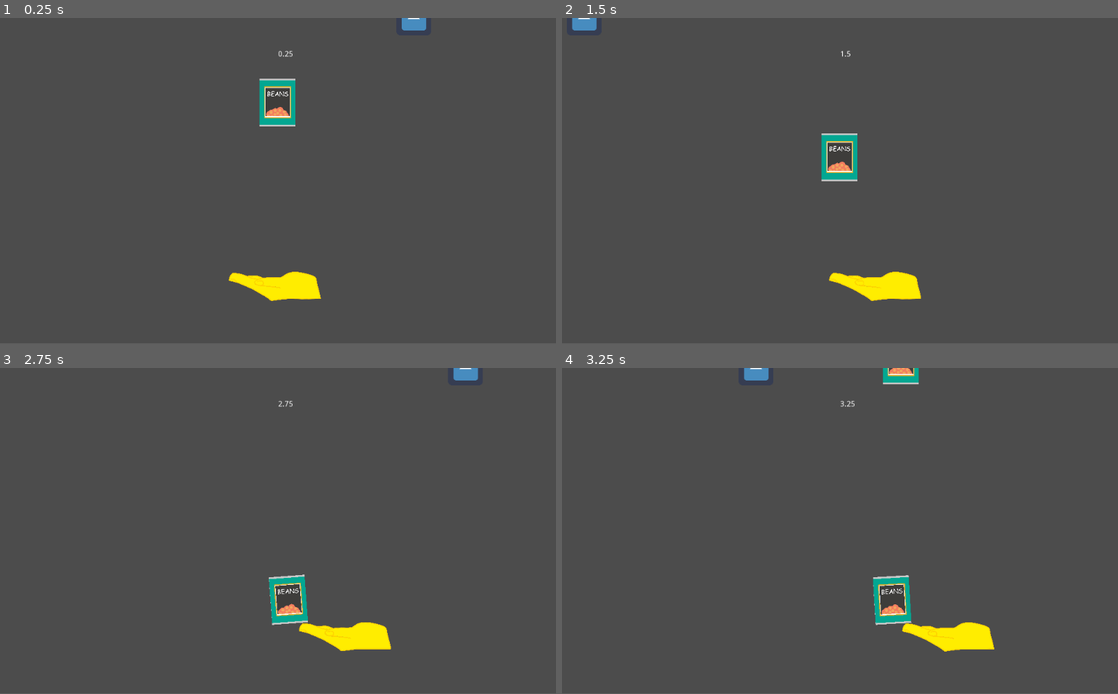
Above: before the commit, frames 1-4 (two rows, left to right).
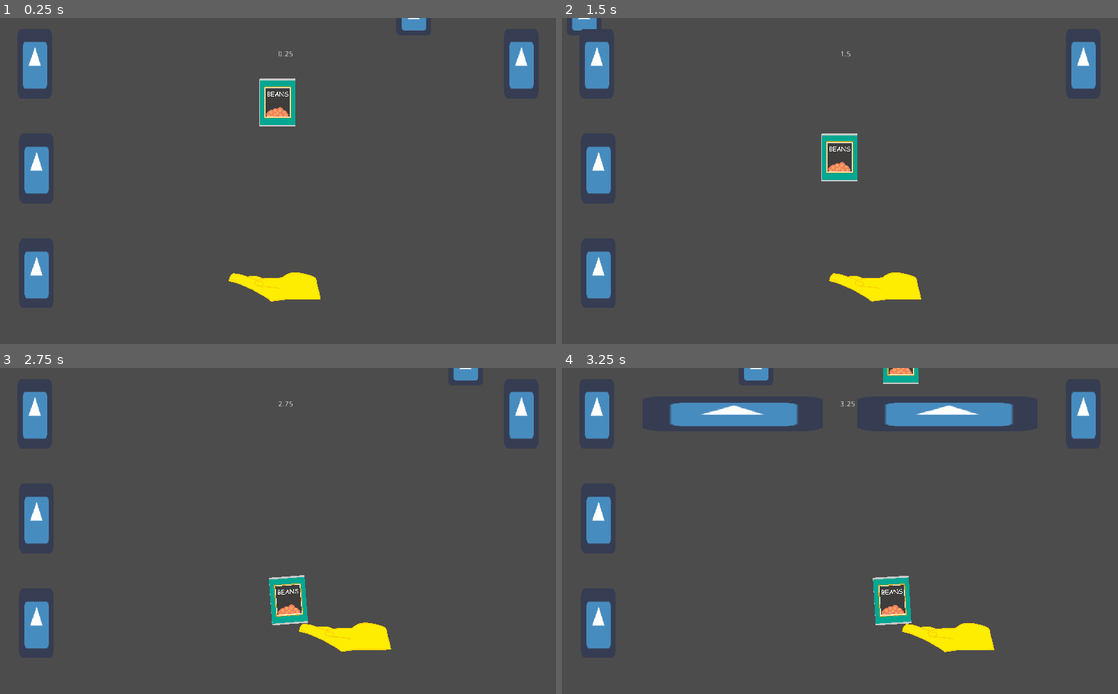
Above: after the commit, the same moments.

Repository: FyshStyx/SpillTheBeans
Game: Godot game, scene res://MainScene.tscn
Same seed, same stepped clock (60 frames per second), same inputs: the game is played once before the commit and once after it. The project has no main scene, so this scene is started directly. The engine's default icon, where the game draws it, is replaced by a stand-in: a white triangle on a blue panel in a dark square.
Inputs:
- Up to frame 1 (0.25 s): no input
- Up to frame 2 (1.5 s): hold D (movement_right) 0.53-1.28 s; hold A (movement_left) from 1.28 s (still down)
- Up to frame 3 (2.75 s): release A (movement_left) at 2.03 s; hold D (movement_right) from 2.03 s (still down)
- Up to frame 4 (3.25 s): keep holding D (movement_right)
The window is 800x468 before the commit and 800x469 after it. Grey fills any space a smaller window leaves; there, only what the larger window draws over its background counts as a difference.

The runs differ from the first frame. In frame 1, 2.9% of the frame differs, in the area x 4-96%, y 7-87%; in frame 2, 2.9%; in frame 3, 2.9%; in frame 4, 6.3%, in the area x 4-96%, y 0-88%.

Commit message:
redesigning gameplay to involve carrying beans from point a to point b

Diff:
--- a/beans/MainScene.tscn
+++ b/beans/MainScene.tscn
@@ -1,8 +1,9 @@
-[gd_scene load_steps=6 format=2]
+[gd_scene load_steps=7 format=2]
 
 [ext_resource path="res://Scripts/Counter.gd" type="Script" id=1]
 [ext_resource path="res://Scenes/BeanCan.tscn" type="PackedScene" id=2]
 [ext_resource path="res://Scenes/HumanHand.tscn" type="PackedScene" id=3]
+[ext_resource path="res://Scenes/Head.tscn" type="PackedScene" id=4]
 [ext_resource path="res://Scenes/BeanSpawner.tscn" type="PackedScene" id=6]
 
 [sub_resource type="RectangleShape2D" id=1]
@@ -59,4 +60,18 @@
 scale = Vector2( 2.15289, -49.3388 )
 shape = SubResource( 1 )
 
+[node name="testhead1" parent="." instance=ExtResource( 4 )]
+position = Vector2( 64, 84 )
+
+[node name="testhead2" parent="." instance=ExtResource( 4 )]
+position = Vector2( 67, 277 )
+
+[node name="testhead3" parent="." instance=ExtResource( 4 )]
+position = Vector2( 67, 470 )
+
+[node name="testhead4" parent="." instance=ExtResource( 4 )]
+position = Vector2( 960, 84 )
+
 [connection signal="timeout" from="Timer" to="BeanSpawner" method="_on_Timer_timeout"]
+[connection signal="timeout" from="Timer" to="testhead1" method="_on_Timer_timeout"]
+[connection signal="timeout" from="Timer" to="testhead4" method="_on_Timer_timeout"]
--- /dev/null
+++ b/beans/Scenes/Head.tscn
@@ -0,0 +1,25 @@
+[gd_scene load_steps=5 format=2]
+
+[ext_resource path="res://Sprites/icon.png" type="Texture" id=1]
+[ext_resource path="res://Scripts/Head.gd" type="Script" id=2]
+
+[sub_resource type="RectangleShape2D" id=1]
+extents = Vector2( 32, 63 )
+
+[sub_resource type="RectangleShape2D" id=2]
+extents = Vector2( 146, 63.5 )
+
+[node name="Head" type="StaticBody2D"]
+script = ExtResource( 2 )
+
+[node name="Icon" type="Sprite" parent="."]
+scale = Vector2( 1, 2 )
+texture = ExtResource( 1 )
+
+[node name="CollisionShape2D" type="CollisionShape2D" parent="."]
+shape = SubResource( 1 )
+
+[node name="Detection Area" type="Area2D" parent="."]
+
+[node name="CollisionShape2D" type="CollisionShape2D" parent="Detection Area"]
+shape = SubResource( 2 )
--- /dev/null
+++ b/beans/Scenes/Speech Bubble.tscn
@@ -0,0 +1,16 @@
+[gd_scene load_steps=3 format=2]
+
+[ext_resource path="res://Sprites/icon.png" type="Texture" id=1]
+[ext_resource path="res://Scripts/Speech Bubble.gd" type="Script" id=2]
+
+[node name="Speech Bubble" type="Sprite"]
+scale = Vector2( 5.1875, 1 )
+texture = ExtResource( 1 )
+script = ExtResource( 2 )
+
+[node name="Timer" type="Timer" parent="."]
+wait_time = 2.0
+one_shot = true
+autostart = true
+
+[connection signal="timeout" from="Timer" to="." method="_on_Timer_timeout"]
--- a/beans/Scripts/Counter.gd
+++ b/beans/Scripts/Counter.gd
@@ -31,3 +31,9 @@
 #	elif stopwatch_running == false:
 #		stopwatch_running = true
 #		print("started timer")
+
+
+
+
+func _on_Timer_timeout():
+	pass # Replace with function body.
--- /dev/null
+++ b/beans/Scripts/Head.gd
@@ -0,0 +1,31 @@
+extends StaticBody2D
+
+const speech_bubble = preload("res://Scenes/Speech Bubble.tscn")
+
+var screen_size
+var middle
+
+
+# Called when the node enters the scene tree for the first time.
+func _ready():
+	screen_size = get_viewport_rect().size
+	middle = screen_size.x / 2
+
+
+# Called every frame. 'delta' is the elapsed time since the previous frame.
+#func _process(delta):
+#	pass
+
+# Create a new speech bubble
+func _on_Timer_timeout():
+	var new_speech = speech_bubble.instance()
+	var speech_pos = get_position()
+
+	#Off set speech bubble based on which side of screen head is on
+	if speech_pos.x < middle:
+		speech_pos.x += 250
+	else:
+		speech_pos.x -= 250
+
+	new_speech.set_position(speech_pos)
+	get_parent().add_child(new_speech)
--- /dev/null
+++ b/beans/Scripts/Speech Bubble.gd
@@ -0,0 +1,20 @@
+extends Sprite
+
+
+# Declare member variables here. Examples:
+# var a = 2
+# var b = "text"
+
+
+# Called when the node enters the scene tree for the first time.
+func _ready():
+	pass # Replace with function body.
+
+
+# Called every frame. 'delta' is the elapsed time since the previous frame.
+#func _process(delta):
+#	pass
+
+#Destory speech bubble after timeout
+func _on_Timer_timeout():
+	queue_free()
--- a/beans/project.godot
+++ b/beans/project.godot
@@ -12,6 +12,10 @@
 
 config/name="beans"
 config/icon="res://Sprites/bean can.png"
+
+[display]
+
+window/stretch/mode="2d"
 
 [global]
 
